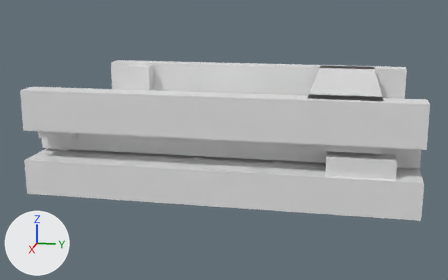
A saved change to the glTF model assets/source/infrastructure/directorate/conveyors/models/io_in/disconnected_lod1.glb.
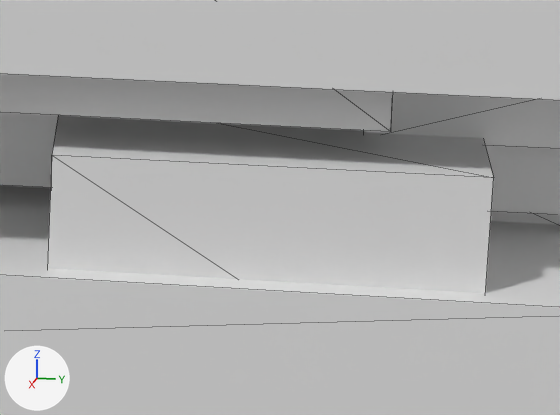
Old and new are each drawn whole from a camera (50 mm lens) standing at (0.3955, 0.0703, 0.4065) and looking at (0.0043, -0.0079, 0.3087) and again close up on the part from 71% to 91% of the width and 47% to 71% of the height. Every picture has the same lights, and +X, +Y and +Z are marked at lower left. The last two pictures show the newer version. The close-ups show mesh edges as thin lines. Vertices at exactly the same position are counted once.

The scene before the commit, as lines of its bpy script (objects in view):
```python
me_disconnected_lod1 = bpy.data.meshes.new('disconnected_lod1')
me_disconnected_lod1.from_pydata(...)  # 236 vertices, 380 faces; spans x -0.078..0.078, y -0.111..0.111, z 0.289..0.35
ob_disconnected_lod1 = bpy.data.objects.new('disconnected_lod1', me_disconnected_lod1)
ob_disconnected_lod1.location = (0.0, 0.0, 0.0)
```
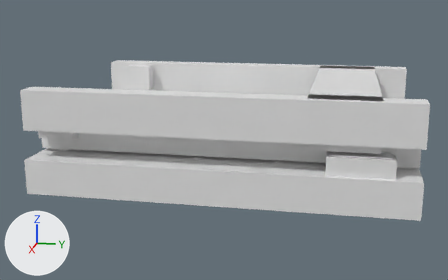
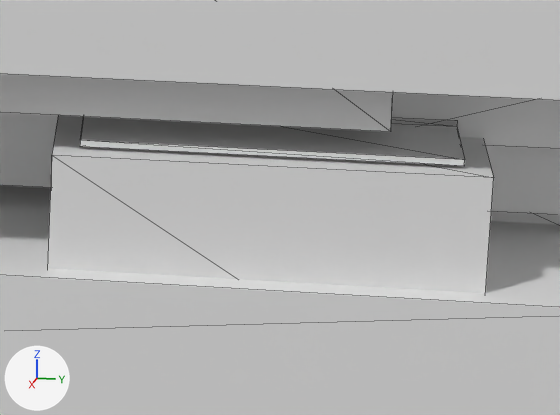
Where the change shows, as pixel boxes (x1, y1, x2, y2) in the close-ups (560 x 415 px):
part 1 of me_disconnected_lod1, added
    after: (80, 116, 465, 166)
part 2 of me_disconnected_lod1, added
    after: (391, 117, 458, 127)

Patch to the scene script:
```diff
--- a/assets/source/infrastructure/directorate/conveyors/models/io_in/disconnected_lod1.glb.py
+++ b/assets/source/infrastructure/directorate/conveyors/models/io_in/disconnected_lod1.glb.py
@@ me_disconnected_lod1 @@
 # used by ob_disconnected_lod1; location = (0.0, 0.0, 0.0)
-me_disconnected_lod1.from_pydata(...)  # 236 vertices, 380 faces; spans x -0.078..0.078, y -0.111..0.111, z 0.289..0.35
+me_disconnected_lod1.from_pydata(...)  # 252 vertices, 404 faces; spans x -0.078..0.078, y -0.111..0.111, z 0.289..0.35
+# me_disconnected_lod1 part 1: a new loose piece, a box spanning x 0.05556..0.07278, y 0.06333..0.095, z 0.31972..0.32028
+# me_disconnected_lod1 part 2: a new loose piece, a box spanning x 0.05556..0.06222, y 0.08667..0.095, z 0.32033..0.32089
```
